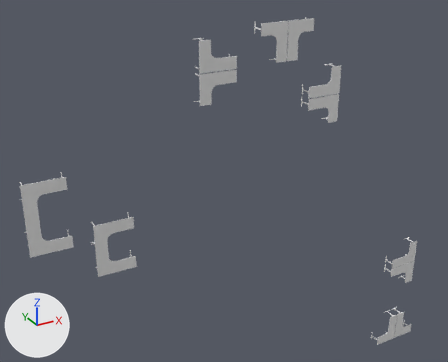
One commit to the OBJ model Models/New/Desks.obj: the scene before it, then after it.
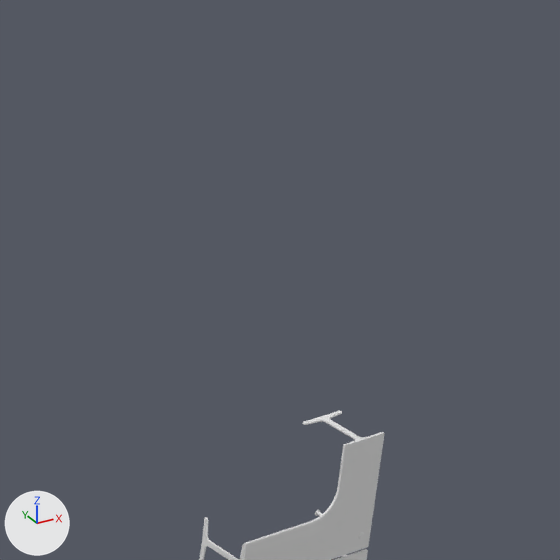
Each version appears first whole from a 50 mm lens placed at (-8.5, -22.6, 14.2), pointed at (4.7, 1.4, 2.2), and next in a close-up on the part from 78% to 100% of the width and 46% to 73% of the height. The axes (+X, +Y, +Z) are drawn at lower left. The lights are the same throughout. Where no turn or scale is listed for an object, it has been applied to the vertices.

In view in the first close-up: 'dmx/cubicle_desk_B_reference.dmx.013'.
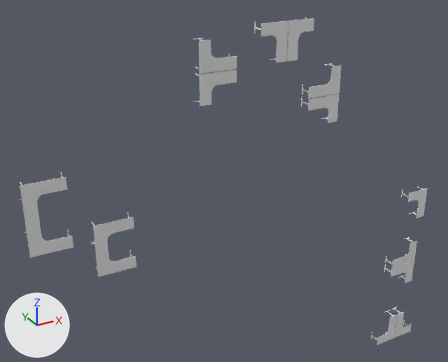
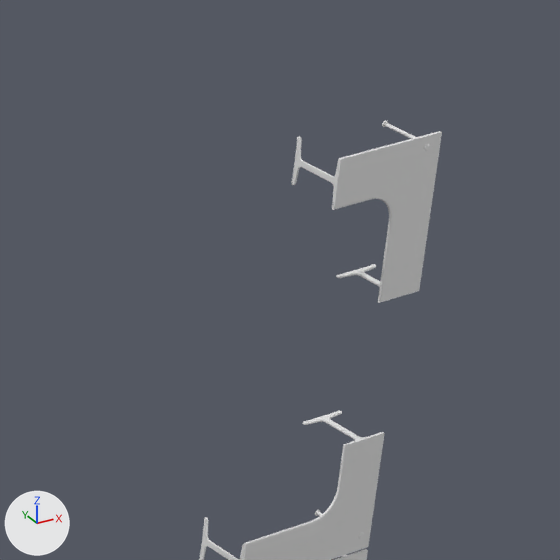
Diff of the bpy script that builds the scene:
```diff
--- a/Models/New/Desks.obj.py
+++ b/Models/New/Desks.obj.py
@@ me_dmx_cubicle_desk_b_reference_dmx_003 @@
+me_dmx_cubicle_desk_b_reference_dmx_003.from_pydata(...)  # 784 vertices, 692 faces; spans x 15.12..16.43, y -0.62..-0.01, z -1.7..0.01
@@ ob_dmx_cubicle_desk_b_reference_dmx_003 @@
+ob_dmx_cubicle_desk_b_reference_dmx_003 = bpy.data.objects.new('dmx/cubicle_desk_B_reference.dmx.003', me_dmx_cubicle_desk_b_reference_dmx_003)
+ob_dmx_cubicle_desk_b_reference_dmx_003.location = (0.0, 0.0, 0.0)
```

Pixel boxes (x1, y1, x2, y2) of what changed, in the close-ups (560 x 560 px):
'dmx/cubicle_desk_B_reference.dmx.003', added
    after: (291, 120, 442, 303)
